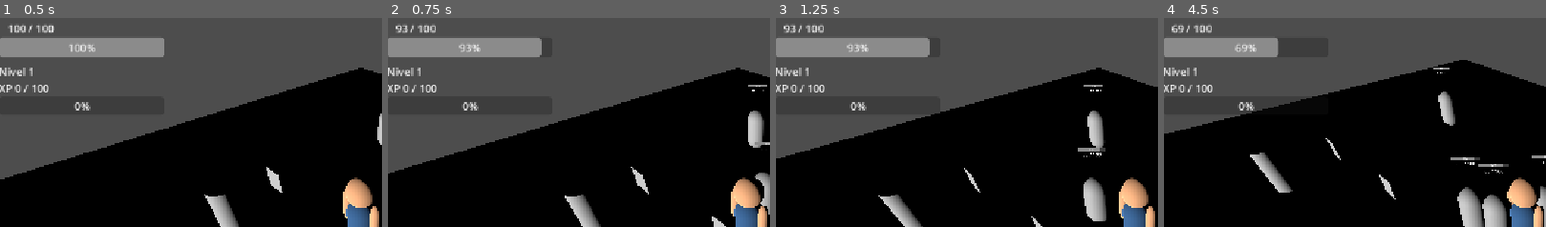
Above: before the commit, frames 1-4 (left to right).
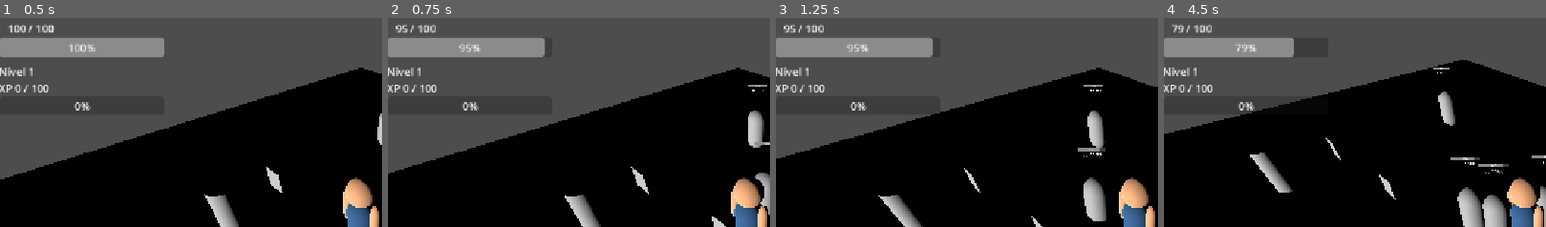
Above: after the commit, the same moments.

Repository: AdolfoBarca/MUNDO_LEYENDAS
Game: Godot game, scene res://Main.tscn
Same seed, same stepped clock (60 frames per second), same inputs: the game is played once before the commit and once after it.
Inputs (mouse positions are % of the whole screen's width and height, from its top left):
- Up to frame 1 (0.5 s): no input
- Up to frame 2 (0.75 s): tap Enter at 0.5 s; move the mouse to (72, 44) at 0.52 s; hold D from 0.53 s (still down); tap I at 0.6 s; click (72, 44) at 0.67 s
- Up to frame 3 (1.25 s): keep holding D
- Up to frame 4 (4.5 s): move the mouse to (30, 54) at 1.27 s; release D at 1.28 s; hold S 1.28-2.03 s; tap I every 0.75 s from 1.35 to 4.35 s; click (30, 54) at 1.42 s; move the mouse to (60, 26) at 2.02 s; hold D 2.03-2.78 s; click (60, 26) at 2.17 s; move the mouse to (45, 69) at 2.77 s; hold W 2.78-3.53 s; click (45, 69) at 2.92 s; move the mouse to (80, 64) at 3.52 s; hold A from 3.53 s (still down); click (80, 64) at 3.67 s; tap Space at 4.25 s; move the mouse to (20, 33) at 4.27 s; click (20, 33) at 4.42 s
The pictures show only the part of the screen within x 3-53%, y 0-50%; the shares and areas given below are measured in that part.

Frame 1 is identical in both runs. In frame 2, 0.1% of the frame differs, in the area x 3-41%, y 3-19%; in frame 3, 0.1%; in frame 4, 0.5%, in the area x 2-34%, y 2-19%.
Error before the commit: Invalid access to property or key 'pressed' on a base object of type 'null instance'. (res://HUDInventario.gd:187)
Error after the commit: Invalid access to property or key 'pressed' on a base object of type 'null instance'. (res://HUDInventario.gd:194)

Commit message:
Implementar refinado de guantes y defensa dinamica del heroe

Diff:
--- a/DatosJugador.gd
+++ b/DatosJugador.gd
@@ -3,6 +3,7 @@
 signal inventario_actualizado
 signal objeto_obtenido(id_objeto: String, cantidad: int)
 signal carta_desbloqueada(id_carta: String)
+signal equipamiento_actualizado
 
 const COSTO_CENIZA_CIPITIO: int = 100
 const ID_CARTA_CENIZA: String = "carta_ceniza_cipitio"
@@ -24,16 +25,115 @@
     "corazon_cipitio": {"nombre": "Corazón del Cipitío", "tipo": "Material", "rareza": "Legendario", "descripcion": "Corazón mágico obtenido al derrotar al Cipitío Legendario.", "icono": "res://iconos/corazon_cipitio.png"},
     "ceniza_ancestral": {"nombre": "Ceniza ancestral", "tipo": "Material", "rareza": "Legendario", "descripcion": "Ceniza sobrenatural concentrada del Cipitío Legendario.", "icono": "res://iconos/ceniza_ancestral.png"},
     "tecomate_espiritus": {"nombre": "Tecomate de los Espíritus", "tipo": "Equipamiento", "rareza": "Legendario", "descripcion": "Recipiente encantado que permitirá capturar e invocar compañeros.", "icono": "res://iconos/tecomate_espiritus.png"},
+    "guantes_reforzados": {"nombre": "Guantes Reforzados", "tipo": "Equipamiento", "rareza": "Raro", "descripcion": "Guantes de prueba para comprobar que cada par conserva su carta. Defensa inicial: +5. Una ranura.", "icono": "res://iconos/guantes_aventurero.svg"},
+    "guantes_aventurero": {"nombre": "Guantes del Aventurero", "tipo": "Equipamiento", "rareza": "Común", "descripcion": "Guantes iniciales. Defensa inicial: +2. Incluyen una ranura para cartas mágicas.", "icono": "res://iconos/guantes_aventurero.svg"},
     "carta_ceniza_cipitio": {"nombre": "Carta: Ceniza del Cipitío", "tipo": "Carta", "rareza": "Legendario", "descripci …(190 unchanged characters)…
 }
 
 var fragmentos_esencia: int = 0
 var cartas_desbloqueadas: Dictionary = {}
+
+# Etapa inicial: guantes básicos con un espacio para cartas.
+# Más adelante, los grados y las estrellas podrán ampliar este valor.
+# Cada tipo de guantes tiene sus ranuras independientes.
+# Los ejemplares idénticos todavía se agrupan por tipo en el inventario.
+var guantes_seleccionados: String = "guantes_aventurero"
+var guantes_puestos: String = "guantes_aventurero"
+var ranuras_por_guantes: Dictionary = {"guantes_aventurero": 1, "guantes_reforzados": 1}
+var cartas_por_guantes: Dictionary = {"guantes_aventurero": [""], "guantes_reforzados": [""]}
+
+# Atributos independientes por tipo. Preparados para refinado futuro.
+# Al permitir dos copias del mismo tipo, migraremos estas claves a IDs de ejemplar.
+var atributos_guantes: Dictionary = {
+    "guantes_aventurero": {"defensa_base": 2, "refinado": 0, "defensa_refinado": 0},
+    "guantes_reforzados": {"defensa_base": 5, "refinado": 0, "defensa_refinado": 0}
+}
+
+# Refinado provisional +0 a +5: coste y defensa adicional por nivel.
+const MAX_REFINADO_GUANTES: int = 5
+const COSTOS_REFINADO_GUANTES: Array[int] = [10, 20, 40, 80, 160]
+const BONOS_REFINADO_AVENTURERO: Array[int] = [0, 1, 2, 3, 4, 6]
+const BONOS_REFINADO_REFORZADOS: Array[int] = [0, 1, 2, 3, 4, 7]
+
+func obtener_nivel_refinado_guantes(id_guantes: String) -> int:
+    if not es_guante(id_guantes):
+        return 0
+    return int(atributos_guantes.get(id_guantes, {}).get("refinado", 0))
+
+func obtener_costo_refinado_guantes(id_guantes: String) -> int:
+    if not es_guante(id_guantes):
+        return 0
+    var nivel: int = obtener_nivel_refinado_guantes(id_guantes)
+    if nivel >= MAX_REFINADO_GUANTES:
+        return 0
+    return COSTOS_REFINADO_GUANTES[nivel]
+
+func puede_refinar_guantes(id_guantes: String) -> bool:
+    if not es_guante(id_guantes) or not tiene_objeto(id_guantes):
+        return false
+    if obtener_nivel_refinado_guantes(id_guantes) >= MAX_REFINADO_GUANTES:
+        return false
+    return tiene_objeto("fragmento_esencia", obtener_costo_refinado_guantes(id_guantes))
+
+func refinar_guantes(id_guantes: String) -> bool:
+    if not puede_refinar_guantes(id_guantes):
+        return false
+    var costo: int = obtener_costo_refinado_guantes(id_guantes)
+    if not consumir_objeto("fragmento_esencia", costo):
+        return false
+    var nivel_nuevo: int = obtener_nivel_refinado_guantes(id_guantes) + 1
+    atributos_guantes[id_guantes]["refinado"] = nivel_nuevo
+    if id_guantes == "guantes_reforzados":
+        atributos_guantes[id_guantes]["defensa_refinado"] = BONOS_REFINADO_REFORZADOS[nivel_nuevo]
+    else:
+        atributos_guantes[id_guantes]["defensa_refinado"] = BONOS_REFINADO_AVENTURERO[nivel_nuevo]
+    equipamiento_actualizado.emit()
+    inventario_actualizado.emit()
+    print("GUANTES REFINADOS: ", id_guantes, " +", nivel_nuevo, " | Costo: ", costo, " fragmentos | Defensa: +", obtener_defensa_guantes(id_guantes))
+    return true
+
+func obtener_defensa_guantes(id_guantes: String) -> int:
+    if not es_guante(id_guantes) or not tiene_objeto(id_guantes):
+        return 0
+    var atributos: Dictionary = atributos_guantes.get(id_guantes, {})
+    return maxi(0, int(atributos.get("defensa_base", 0)) + int(atributos.get("defensa_refinado", 0)))
+
+func obtener_defensa_guantes_puestos() -> int:
+    return obtener_defensa_guantes(guantes_puestos)
+
+
 
 var inventario: Dictionary = {
     "fragmento_esencia": {"nombre": "Fragmento de esencia", "tipo": "Material", "cantidad": 0, "rareza": "Común", "descripcion": "Fragmento de energía obtenido de criaturas.", "icono": "res://iconos/fragmento_esencia.png"}
 }
 
+# =========================================================
+# EQUIPO INICIAL Y PRUEBA TEMPORAL
+# =========================================================
+func _ready() -> void:
+    # Equipo inicial permanente; NO borrar al retirar la prueba.
+    if not tiene_objeto("guantes_aventurero"):
+        agregar_objeto_catalogo("guantes_aventurero", 1)
+    # INICIO LLAMADA DE PRUEBA - BORRAR ESTA LINEA DESPUES
+    call_deferred("prueba_equipamiento")
+    # FIN LLAMADA DE PRUEBA
+
+# INICIO DE PRUEBA TEMPORAL DE EQUIPAMIENTO - BORRAR DESPUES
+func prueba_equipamiento() -> void:
+    agregar_objeto_catalogo("guantes_reforzados", 1) # SEGUNDO PAR DE PRUEBA: borrar esta línea después
+    agregar_objeto_catalogo("carta_ceniza_cipitio", 1)
+    agregar_objeto_catalogo("ceniza_ancestral", 100)
+    agregar_objeto_catalogo("fragmento_esencia", 350) # PRUEBA TEMPORAL: borrar junto con prueba_equipamiento
+    print("==============================")
+    print("PRUEBA DE EQUIPAMIENTO")
+    print("Carta del Cipitío: ", obtener_cantidad_objeto("carta_ceniza_cipitio"))
+    print("Cenizas ancestrales: ", obtener_cantidad_objeto("ceniza_ancestral"))
+    print("==============================")
+# =========================================================
+# FIN DE PRUEBA TEMPORAL DE EQUIPAMIENTO - BORRAR DESPUES
+# =========================================================
+
+# =========================================================
 
 func asignar_region_y_afinidad() -> void:
     var centroamerica: Array = ["El Salvador", "Guatemala", "Honduras", "Nicaragua", "Costa Rica", "Panamá", "Belice"]
@@ -123,3 +223,77 @@
     print("CARTA DESBLOQUEADA: Ceniza del Cipitío")
     print("Cenizas consumidas: ", COSTO_CENIZA_CIPITIO)
     return true
+
+# =========================================================
+# EQUIPAMIENTO DE CARTAS EN GUANTES
+# =========================================================
+func es_guante(id_guantes: String) -> bool:
+    return ranuras_por_guantes.has(id_guantes)
+
+func seleccionar_guantes(id_guantes: String) -> bool:
+    if not es_guante(id_guantes) or not tiene_objeto(id_guantes):
+        return false
+    guantes_seleccionados = id_guantes
+    equipamiento_actualizado.emit()
+    return true
+
+func poner_guantes(id_guantes: String) -> bool:
+    if not seleccionar_guantes(id_guantes):
+        return false
+    guantes_puestos = id_guantes
+    equipamiento_actualizado.emit()
+    inventario_actualizado.emit()
+    print("GUANTES PUESTOS: ", id_guantes)
+    return true
+
+func obtener_ranuras(id_guantes: String) -> Array:
+    return cartas_por_guantes.get(id_guantes, []).duplicate()
+
+func carta_esta_equipada(id_carta: String) -> bool:
+    for id_guantes in cartas_por_guantes:
+        if id_carta in cartas_por_guantes[id_guantes]:
+            return true
+    return false
+
+func guantes_de_carta(id_carta: String) -> String:
+    for id_guantes in cartas_por_guantes:
+        if id_carta in cartas_por_guantes[id_guantes]:
+            return str(id_guantes)
+    return ""
+
+func puede_equipar_carta(id_carta: String, id_guantes: String = "", ranura: int = 0) -> bool:
+    if id_guantes == "":
+        id_guantes = guantes_seleccionados
+    if not es_guante(id_guantes) or not tiene_objeto(id_guantes):
+        return false
+    if not catalogo_objetos.has(id_carta) or str(catalogo_objetos[id_carta].get("tipo", "")) != "Carta":
+        return false
+    if not tiene_objeto(id_carta) or not carta_esta_desbloqueada(id_carta):
+        return false
+    var espacios: Array = cartas_por_guantes[id_guantes]
+    return ranura >= 0 and ranura < espacios.size() and str(espacios[ranura]) == "" and not carta_esta_equipada(id_carta)
+
+func equipar_carta_guantes(id_carta: String, id_guantes: String = "", ranura: int = 0) -> bool:
+    if id_guantes == "":
+        id_guantes = guantes_seleccionados
+    if not puede_equipar_carta(id_carta, id_guantes, ranura):
+        return false
+    cartas_por_guantes[id_guantes][ranura] = id_carta
+    equipamiento_actualizado.emit()
+    inventario_actualizado.emit()
+    print("CARTA EQUIPADA: ", id_carta, " EN: ", id_guantes, " RANURA: ", ranura + 1)
+    return true
+
+func quitar_carta_guantes(id_carta: String) -> bool:
+    var id_guantes: String = guantes_de_carta(id_carta)
+    if id_guantes == "":
+        return false
+    var ranura: int = cartas_por_guantes[id_guantes].find(id_carta)
+    cartas_por_guantes[id_guantes][ranura] = ""
+    equipamiento_actualizado.emit()
+    inventario_actualizado.emit()
+    print("CARTA RETIRADA: ", id_carta, " DE: ", id_guantes)
+    return true
+
+func carta_activa(id_carta: String) -> bool:
+    return id_carta in obtener_ranuras(guantes_puestos)
--- a/HUDInventario.gd
+++ b/HUDInventario.gd
@@ -69,6 +69,13 @@
 var scroll_avisos: ScrollContainer
 
 var boton_desbloquear: Button
+var boton_equipar_carta: Button
+var panel_ranura_guantes: HBoxContainer
+var icono_ranura_guantes: TextureRect
+var texto_ranura_guantes: Label
+var selector_guantes: OptionButton
+var boton_poner_guantes: Button
+var boton_refinar_guantes: Button
 
 var objeto_detalle_actual: Dictionary = {}
 
@@ -1166,6 +1173,68 @@
 
     contenido.add_child(boton_desbloquear)
 
+    boton_equipar_carta = Button.new()
+    boton_equipar_carta.text = "Equipar en guantes"
+    boton_equipar_carta.custom_minimum_size = Vector2(0, 48)
+    boton_equipar_carta.visible = false
+    boton_equipar_carta.pressed.connect(alternar_equipamiento_carta)
+    contenido.add_child(boton_equipar_carta)
+
+    selector_guantes = OptionButton.new()
+    selector_guantes.visible = false
+    selector_guantes.custom_minimum_size = Vector2(0, 42)
+    selector_guantes.item_selected.connect(func(indice: int) -> void:
+        DatosJugador.seleccionar_guantes(str(selector_guantes.get_item_metadata(indice)))
+        mostrar_detalles(DatosJugador.obtener_objeto(DatosJugador.ID_CARTA_CENIZA))
+    )
+    contenido.add_child(selector_guantes)
+
+    boton_poner_guantes = Button.new()
+    boton_poner_guantes.visible = false
+    boton_poner_guantes.custom_minimum_size = Vector2(0, 42)
+    boton_poner_guantes.pressed.connect(func() -> void:
+        var id: String = DatosJugador.guantes_seleccionados
+        DatosJugador.poner_guantes(id)
+        mostrar_detalles(DatosJugador.obtener_objeto(id))
+    )
+    contenido.add_child(boton_poner_guantes)
+
+    boton_refinar_guantes = Button.new()
+    boton_refinar_guantes.visible = false
+    boton_refinar_guantes.custom_minimum_size = Vector2(0, 46)
+    boton_refinar_guantes.pressed.connect(intentar_refinar_guantes)
+    contenido.add_child(boton_refinar_guantes)
+
+    # Ranura visible en la ficha de los guantes.
+    panel_ranura_guantes = HBoxContainer.new()
+    panel_ranura_guantes.add_theme_constant_override("separation", 12)
+    panel_ranura_guantes.visible = false
+    contenido.add_child(panel_ranura_guantes)
+
+    var marco_ranura := PanelContainer.new()
+    var estilo_ranura := StyleBoxFlat.new()
+    estilo_ranura.bg_color = Color("#1A1824")
+    estilo_ranura.border_color = Color("#C6A55B")
+    estilo_ranura.set_border_width_all(2)
+    estilo_ranura.set_corner_radius_all(8)
+    estilo_ranura.set_content_margin_all(6)
+    marco_ranura.add_theme_stylebox_override("panel", estilo_ranura)
+    panel_ranura_guantes.add_child(marco_ranura)
+
+    icono_ranura_guantes = TextureRect.new()
+    icono_ranura_guantes.custom_minimum_size = Vector2(90, 90)
+    icono_ranura_guantes.expand_mode = TextureRect.EXPAND_IGNORE_SIZE
+    icono_ranura_guantes.stretch_mode = TextureRect.STRETCH_KEEP_ASPECT_CENTERED
+    marco_ranura.add_child(icono_ranura_guantes)
+
+    texto_ranura_guantes = Label.new()
+    texto_ranura_guantes.size_flags_horizontal = Control.SIZE_EXPAND_FILL
+    texto_ranura_guantes.vertical_alignment = VERTICAL_ALIGNMENT_CENTER
+    texto_ranura_guantes.autowrap_mode = TextServer.AUTOWRAP_WORD_SMART
+    texto_ranura_guantes.add_theme_font_size_override("font_size", 16)
+    panel_ranura_guantes.add_child(texto_ranura_guantes)
+
+
     # Tamaño inicial adaptado a la resolución del juego.
 
     var pantalla: Vector2 = get_viewport().get_visible_rect().size
@@ -1224,6 +1293,8 @@
 
         tamano_imagen_base = Vector2(360, 360)
 
+    if DatosJugador.es_guante(str(objeto.get("id", ""))) or nombre_detalle.text.begins_with("Guantes"):
+        tamano_imagen_base = Vector2(180, 180)
     establecer_zoom(1.0)
 
     var texto: String = "Tipo: %s    |    Rareza: %s\nCantidad: x%d" % [
@@ -1237,6 +1308,24 @@
     ]
 
     var descripcion: String = str(objeto.get("descripcion", ""))
+    var id_guantes_detalle: String = ""
+    for id_posible in DatosJugador.ranuras_por_guantes.keys():
+        if str(DatosJugador.catalogo_objetos[id_posible].get("nombre", "")) == nombre_detalle.text:
+            id_guantes_detalle = str(id_posible)
+            break
+    if id_guantes_detalle != "":
+        var atributos: Dictionary = DatosJugador.atributos_guantes.get(id_guantes_detalle, {})
+        var nivel_refinado: int = DatosJugador.obtener_nivel_refinado_guantes(id_guantes_detalle)
+        descripcion = "Defensa: +%d | Refinado: +%d/%d\nRanuras: %d" % [
+            DatosJugador.obtener_defensa_guantes(id_guantes_detalle),
+            nivel_refinado,
+            DatosJugador.MAX_REFINADO_GUANTES,
+            int(DatosJugador.ranuras_por_guantes.get(id_guantes_detalle, 0))
+        ]
+        if nivel_refinado < DatosJugador.MAX_REFINADO_GUANTES:
+            descripcion += "\nPróxima mejora: %d fragmentos de esencia" % DatosJugador.obtener_costo_refinado_guantes(id_guantes_detalle)
+        else:
+            descripcion += "\nREFINADO MÁXIMO"
 
     if descripcion != "":
 
@@ -1264,7 +1353,7 @@
         var cantidad_ceniza: int = DatosJugador.obtener_cantidad_objeto("ceniza_ancestral")
         if DatosJugador.carta_esta_desbloqueada("carta_ceniza_cipitio"):
             texto += "\n\nESTADO: DESBLOQUEADA"
-            texto += "\nDisponible para equipar en guantes cuando se implemente."
+            texto += "\nSelecciona unos guantes y su ranura para equiparla."
             informacion_detalle.add_theme_color_override("font_color", Color("#81DF9A"))
             boton_desbloquear.visible = false
         else:
@@ -1283,6 +1372,72 @@
         boton_desbloquear.visible = false
         informacion_detalle.add_theme_color_override("font_color", Color.WHITE)
 
+    boton_equipar_carta.visible = false
+    selector_guantes.visible = false
+    boton_poner_guantes.visible = false
+    boton_refinar_guantes.visible = false
+    panel_ranura_guantes.visible = false
+    var id_carta: String = DatosJugador.ID_CARTA_CENIZA
+    var id_guantes: String = ""
+    for candidato in DatosJugador.ranuras_por_guantes:
+        if nombre_detalle.text == str(DatosJugador.catalogo_objetos[candidato].get("nombre", "")):
+            id_guantes = str(candidato)
+            break
+
+    if nombre_detalle.text == "Carta: Ceniza del Cipitío" and DatosJugador.carta_esta_desbloqueada(id_carta):
+        selector_guantes.clear()
+        var indice_seleccionado: int = 0
+        for candidato in DatosJugador.ranuras_por_guantes:
+            if DatosJugador.tiene_objeto(str(candidato)):
+                var posicion: int = selector_guantes.item_count
+                selector_guantes.add_item(str(DatosJugador.catalogo_objetos[candidato]["nombre"]))
+                selector_guantes.set_item_metadata(posicion, str(candidato))
+                if str(candidato) == DatosJugador.guantes_seleccionados:
+                    indice_seleccionado = posicion
+        if selector_guantes.item_count > 0:
+            selector_guantes.select(indice_seleccionado)
+            selector_guantes.visible = true
+        var ubicacion: String = DatosJugador.guantes_de_carta(id_carta)
+        texto += "\n\nSelecciona los guantes donde colocar la carta."
+        texto += "\nEstado: " + ("EQUIPADA en " + str(DatosJugador.catalogo_objetos[ubicacion]["nombre"]) if ubicacion != "" else "SIN EQUIPAR")
+        boton_equipar_carta.visible = true
+        boton_equipar_carta.disabled = ubicacion == "" and not DatosJugador.puede_equipar_carta(id_carta)
+        boton_equipar_carta.text = "Quitar de los guantes" if ubicacion != "" else "Equipar en los guantes seleccionados"
+
+    if id_guantes != "":
+        DatosJugador.seleccionar_guantes(id_guantes)
+        var espacios: Array = DatosJugador.obtener_ranuras(id_guantes)
+        texto += "\n\nRanuras para cartas: %d" % espacios.size()
+        texto += "\n" + ("PUESTOS EN EL HÉROE" if DatosJugador.guantes_puestos == id_guantes else "GUARDADOS EN INVENTARIO")
+        boton_poner_guantes.visible = true
+        boton_poner_guantes.disabled = DatosJugador.guantes_puestos == id_guantes
+        boton_poner_guantes.text = "Guantes puestos" if boton_poner_guantes.disabled else "Ponerse estos guantes"
+        boton_refinar_guantes.visible = true
+        var nivel: int = DatosJugador.obtener_nivel_refinado_guantes(id_guantes)
+        if nivel >= DatosJugador.MAX_REFINADO_GUANTES:
+            boton_refinar_guantes.text = "Refinado máximo (+%d)" % nivel
+            boton_refinar_guantes.disabled = true
+        else:
+            var costo: int = DatosJugador.obtener_costo_refinado_guantes(id_guantes)
+            boton_refinar_guantes.text = "Refinar a +%d (%d fragmentos)" % [nivel + 1, costo]
+            boton_refinar_guantes.disabled = not DatosJugador.puede_refinar_guantes(id_guantes)
+        panel_ranura_guantes.visible = true
+        icono_ranura_guantes.texture = null
+        var carta_ranura: String = str(espacios[0]) if espacios.size() > 0 else ""
+        if carta_ranura != "":
+            var ruta_carta: String = str(DatosJugador.catalogo_objetos[carta_ranura].get("icono", ""))
+            if ResourceLoader.exists(ruta_carta):
+                icono_ranura_guantes.texture = load(ruta_carta)
+            texto_ranura_guantes.text = "RANURA 1: " + str(DatosJugador.catalogo_objetos[carta_ranura]["nombre"]) + "\nEstado: EQUIPADA"
+            boton_equipar_carta.visible = true
+            boton_equipar_carta.disabled = false
+            boton_equipar_carta.text = "Quitar carta de estos guantes"
+        else:
+            texto_ranura_guantes.text = "RANURA 1: VACÍA"
+            boton_equipar_carta.visible = DatosJugador.carta_esta_desbloqueada(id_carta) and DatosJugador.tiene_objeto(id_carta)
+            boton_equipar_carta.disabled = not DatosJugador.puede_equipar_carta(id_carta, id_guantes)
+            boton_equipar_carta.text = "Equipar Ceniza del Cipitío aquí"
+
     informacion_detalle.text = texto
 
     capa_detalles.visible = true
@@ -1328,3 +1483,29 @@
         if not objeto_detalle_actual.is_empty():
 
             mostrar_detalles(objeto_detalle_actual)
+
+
+func alternar_equipamiento_carta() -> void:
+    var id_carta: String = DatosJugador.ID_CARTA_CENIZA
+    var id_guantes: String = DatosJugador.guantes_seleccionados
+    if DatosJugador.carta_esta_equipada(id_carta):
+        DatosJugador.quitar_carta_guantes(id_carta)
+    else:
+        DatosJugador.equipar_carta_guantes(id_carta, id_guantes, 0)
+    var nombre_actual: String = str(objeto_detalle_actual.get("nombre", ""))
+    if nombre_actual == "Carta: Ceniza del Cipitío":
+        mostrar_detalles(DatosJugador.obtener_objeto(id_carta))
+    else:
+        mostrar_detalles(DatosJugador.obtener_objeto(id_guantes))
+
+# Refinar únicamente los guantes cuya ficha está abierta.
+func intentar_refinar_guantes() -> void:
+    var id_guantes: String = ""
+    for candidato in DatosJugador.ranuras_por_guantes:
+        if nombre_detalle.text == str(DatosJugador.catalogo_objetos[candidato].get("nombre", "")):
+            id_guantes = str(candidato)
+            break
+    if id_guantes == "":
+        return
+    if DatosJugador.refinar_guantes(id_guantes):
+        mostrar_detalles(DatosJugador.obtener_objeto(id_guantes))
--- a/Heroe.gd
+++ b/Heroe.gd
@@ -14,6 +14,19 @@
 
 @export var defensa: int = 3
 
+# La defensa del nivel se mantiene en 'defensa'. El equipo se calcula aparte.
+func obtener_defensa_total() -> int:
+    return defensa + DatosJugador.obtener_defensa_guantes_puestos()
+
+func al_cambiar_equipamiento() -> void:
+    print("DEFENSA ACTUALIZADA: base=", defensa,
+        " guantes=", DatosJugador.obtener_defensa_guantes_puestos(),
+        " total=", obtener_defensa_total())
+    actualizar_interfaz()
+
+
+
+
 # =========================================================
 
 # VIDA DEL HÉROE
@@ -89,21 +102,29 @@
 var attack_timer: float = 0.0
 
 # EFECTO DE CENIZA MÁGICA
+
 var tiempo_ceniza: float = 0.0
+
 var multiplicador_velocidad_ceniza: float = 1.0
 
 func aplicar_ceniza_magica(duracion: float = 4.0, reduccion: float = 0.30) -> void:
+
     if esta_muerto or en_zona_segura:
-        return
+
+        return
+
     tiempo_ceniza = max(tiempo_ceniza, duracion)
+
     multiplicador_velocidad_ceniza = clampf(1.0 - reduccion, 0.1, 1.0)
+
     print("CENIZA MÁGICA: velocidad reducida durante ", duracion, " segundos")
 
 func limpiar_ceniza_magica() -> void:
+
     tiempo_ceniza = 0.0
+
     multiplicador_velocidad_ceniza = 1.0
 
-
 # =========================================================
 
 # NODOS
@@ -148,6 +169,10 @@
 
 func _ready() -> void:
 
+    # Escuchar cambios de equipo y refinado durante toda la partida.
+    if not DatosJugador.equipamiento_actualizado.is_connected(al_cambiar_equipamiento):
+        DatosJugador.equipamiento_actualizado.connect(al_cambiar_equipamiento)
+
     vida_actual = vida_maxima
 
     limpiar_ceniza_magica()
@@ -202,7 +227,9 @@
 
     print("Daño: ", dano)
 
-    print("Defensa: ", defensa)
+    print("Defensa base: ", defensa)
+    print("Defensa de guantes: ", DatosJugador.obtener_defensa_guantes_puestos())
+    print("Defensa total: ", obtener_defensa_total())
 
     print("Respawn inicial: ", posicion_respawn_actual)
 
@@ -294,7 +321,7 @@
 
         return
 
-    var dano_final: int = max(cantidad - defensa, 1)
+    var dano_final: int = max(cantidad - obtener_defensa_total(), 1)
 
     vida_actual -= dano_final
 
@@ -490,7 +517,7 @@
 
     print("DAÑO: ", dano)
 
-    print("DEFENSA: ", defensa)
+    print("DEFENSA TOTAL: ", obtener_defensa_total())
 
     print("SIGUIENTE NIVEL: ", experiencia_actual, "/", experiencia_para_siguiente_nivel, " XP")
 
@@ -689,9 +716,13 @@
     regenerar_vida(delta)
 
     if tiempo_ceniza > 0.0:
+
         tiempo_ceniza = maxf(0.0, tiempo_ceniza - delta)
+
         if tiempo_ceniza <= 0.0:
+
             limpiar_ceniza_magica()
+
             print("CENIZA MÁGICA: velocidad recuperada")
 
     var move_dir := Vector3.ZERO
--- /dev/null
+++ b/iconos/guantes_aventurero.svg
@@ -0,0 +1 @@
+<svg xmlns="http://www.w3.org/2000/svg" viewBox="0 0 128 128"><defs><linearGradient id="leather" x2="0" y2="1"><stop stop-color="#b78a55"/><stop offset="1" stop-color="#63452d"/></linearGradient></defs><rect width="128" height="128" rx="18" fill="#171922"/><g fill="url(#leather)" stroke="#dfc08a" stroke-width="2.5" stroke-linejoin="round"><path d="M17 92 13 61q-1-7 5-8t8 6l2 8-3-37q-1-7 5-8t8 6l3 30-2-39q0-7 6-7t7 7l3 39 1-32q0-7 6-7t6 7l1 34 4-23q1-7 7-5t4 9l-7 39-7 18z"/><path d="m81 105-2-29q0-6 6-6t7 6l1 9 2-26q1-7 7-6t5 8l-1 25 3-16q2-6 7-4t3 9l-8 30z"/></g><path d="M18 91h43M82 104h29" stroke="#e4c487" stroke-width="5"/><path d="m33 74 10 5 11-7" fill="none" stroke="#d8ad65" stroke-width="3"/></svg>
